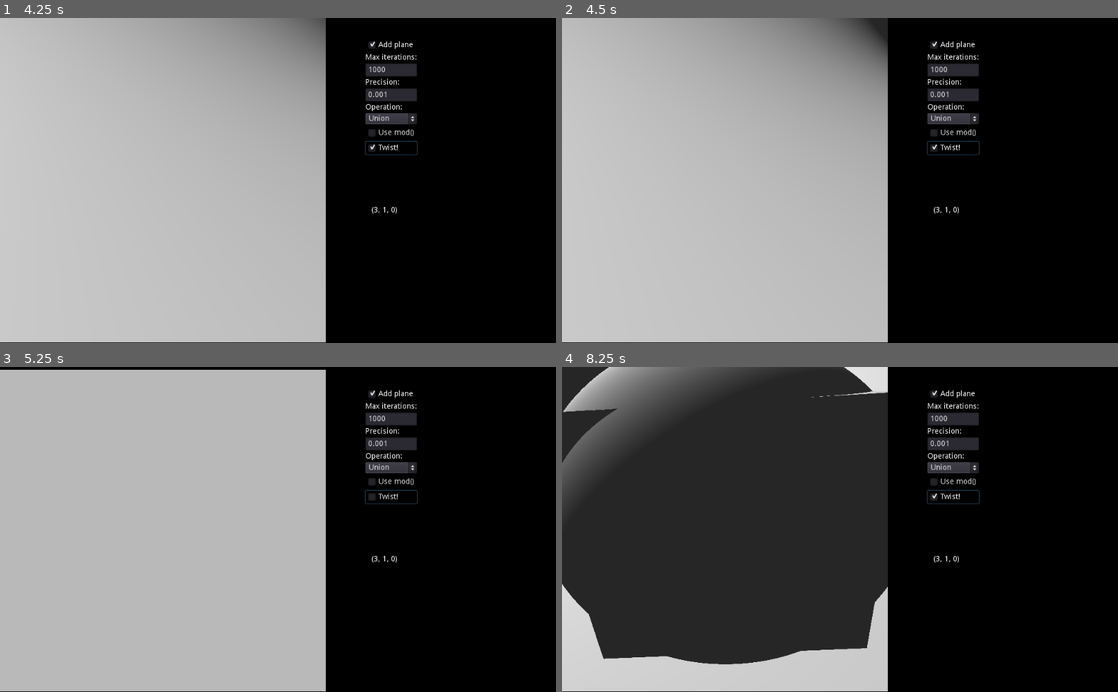
Above: before the commit, frames 1-4 (two rows, left to right).
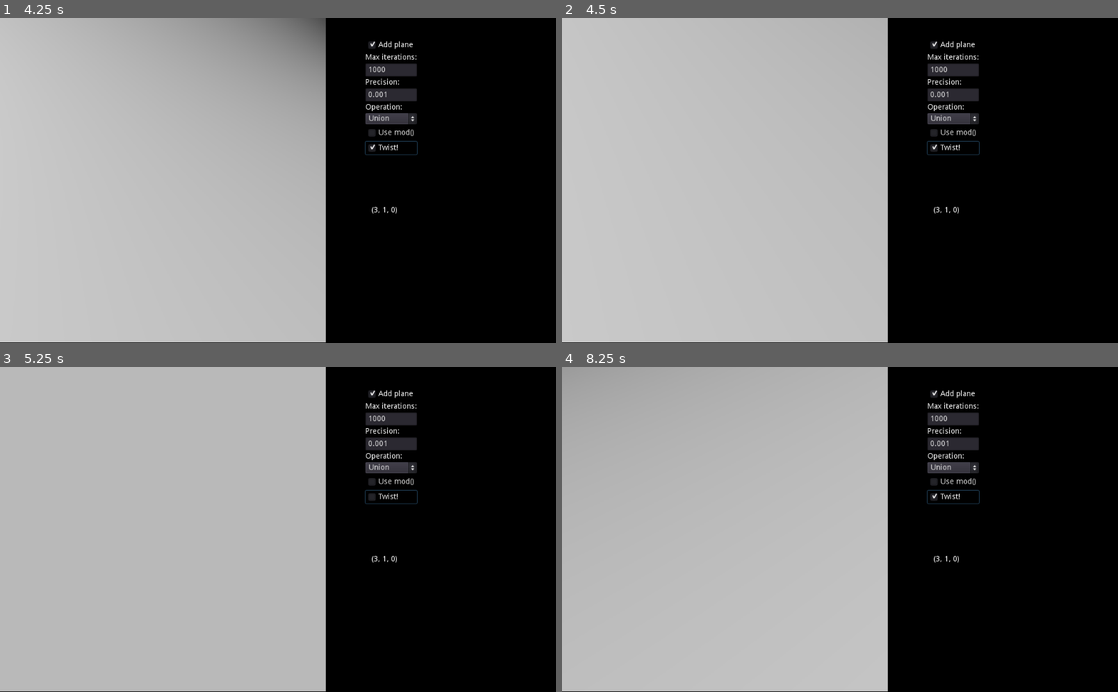
Above: after the commit, the same moments.

Repository: Castux/code-club
Game: Godot game, scene res://Raymarching/Raymarching.tscn
Same seed, same stepped clock (60 frames per second), same inputs: the game is played once before the commit and once after it. This scene is started directly instead of the project's main scene.
Inputs:
- Up to frame 1 (4.25 s): click "Add plane" at 0.5 s; click "Union" at 1.25 s; click "Use mod()" at 2 s; click "Twist!" at 2.75 s; hold Right from 3.53 s (still down); hold Q from 3.53 s (still down)
- Up to frame 2 (4.5 s): release Right at 4.28 s; release Q at 4.28 s; hold Down from 4.28 s (still down); tap Q at 4.35 s
- Up to frame 3 (5.25 s): tap Enter at 5 s; release Down at 5.03 s; hold Right from 5.03 s (still down); hold Q from 5.03 s (still down)
- Up to frame 4 (8.25 s): tap Space at 5.75 s; release Right at 5.78 s; release Q at 5.78 s; hold Up 5.78-6.53 s; tap Q at 5.85, 7.35 s; hold Q 6.53-7.28 s; hold Left 6.53-8.03 s; hold Down from 8.03 s (still down); hold Q from 8.03 s (still down)

Frame 1 is identical in both runs. In frame 2, 6.8% of the frame differs, in the area x 19-59%, y 0-32%; in frame 3, 0.5%; in frame 4, 51%, in the area x 0-59%, y 0-92%.

Commit message:
Look up/down

Diff:
--- a/shadertoys/Raymarching/Raymarching.gd
+++ b/shadertoys/Raymarching/Raymarching.gd
@@ -19,7 +19,7 @@
 func _process(delta):
 
 	var up = Vector3.UP
-	var right = direction.cross(up)
+	var right = direction.cross(up).normalized()
 
 	if(Input.is_key_pressed(KEY_W)):
 		position += direction * speed * delta
@@ -38,6 +38,13 @@
 
 	if(Input.is_key_pressed(KEY_RIGHT)):
 		direction = direction.rotated(Vector3.UP, -rotSpeed * delta)
+
+	if(Input.is_key_pressed(KEY_UP)):
+		direction = direction.rotated(right, rotSpeed * delta)
+
+	if(Input.is_key_pressed(KEY_DOWN)):
+		direction = direction.rotated(right, -rotSpeed * delta)
+
 
 	$OutputLabel.text = str(position)
 	$Canvas.material.set_shader_param("position", position)
